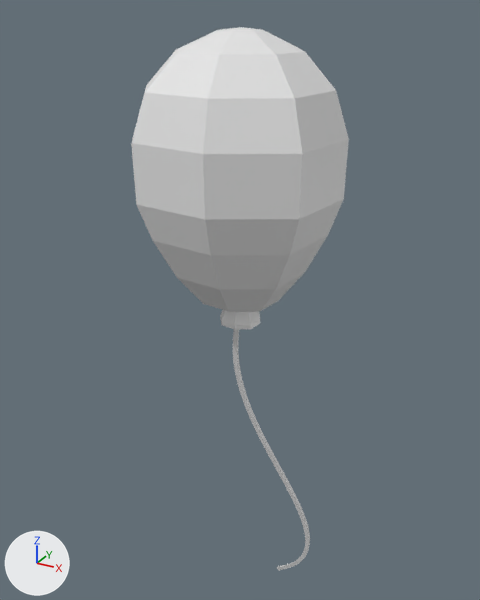
One commit to the FBX model Assets/Modelos 3D/Rua/balão.fbx: the scene before it, then after it.
Before and after are seen from a 50 mm lens placed at (0.485, -0.885, 1.17), pointed at (-0.033, 0.057, 0.699). Arrows for +X, +Y and +Z are at lower left; the lights stay in place.

In view in the first picture: 'Balao'.
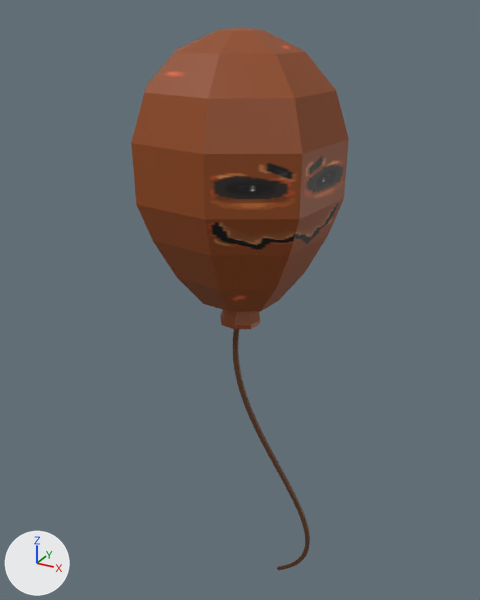
Where the newer file only moved an object's origin or applied its transform, the numbers keep the older frame.

What differs and where, as boxes (x1, y1, x2, y2) in the pictures (480 x 600 px):
'Balao', recoloured (grey to brown): (131, 27, 349, 570) in both

Diff of the bpy script that builds the scene:
```diff
--- a/Assets/Modelos 3D/Rua/balão.fbx.py
+++ b/Assets/Modelos 3D/Rua/balão.fbx.py
@@ img_balão2_png @@
+img_balão2_png = load_image('balão2.png', '_unpacked/bal_o2.png', 400, 400, 'sRGB')
@@ mat_balão @@
+mat_balão = principled_material('balão')
+mat_balão.texture = img_balão2_png  # with its transparency
@@ me_nurbspath_001 @@
 me_nurbspath_001.from_pydata(...)  # 282 vertices, 552 faces; spans x -0.16..0.158, y -0.158..0.175, z -0.012..1.146
+me_nurbspath_001.materials.append(mat_balão)  # picture img_balão2_png
```
